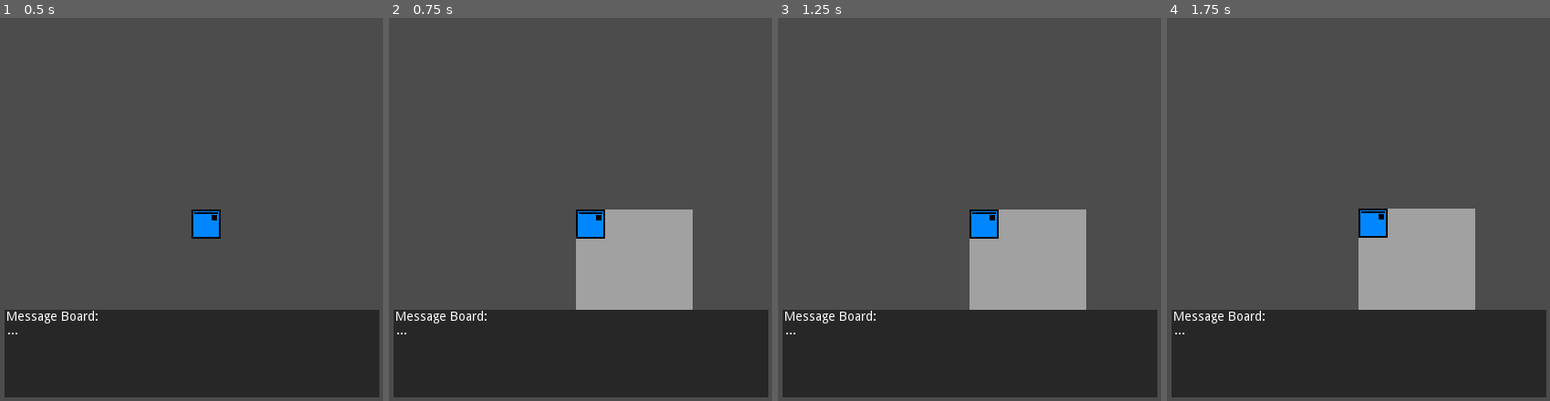
Above: before the commit, frames 1-4 (left to right).
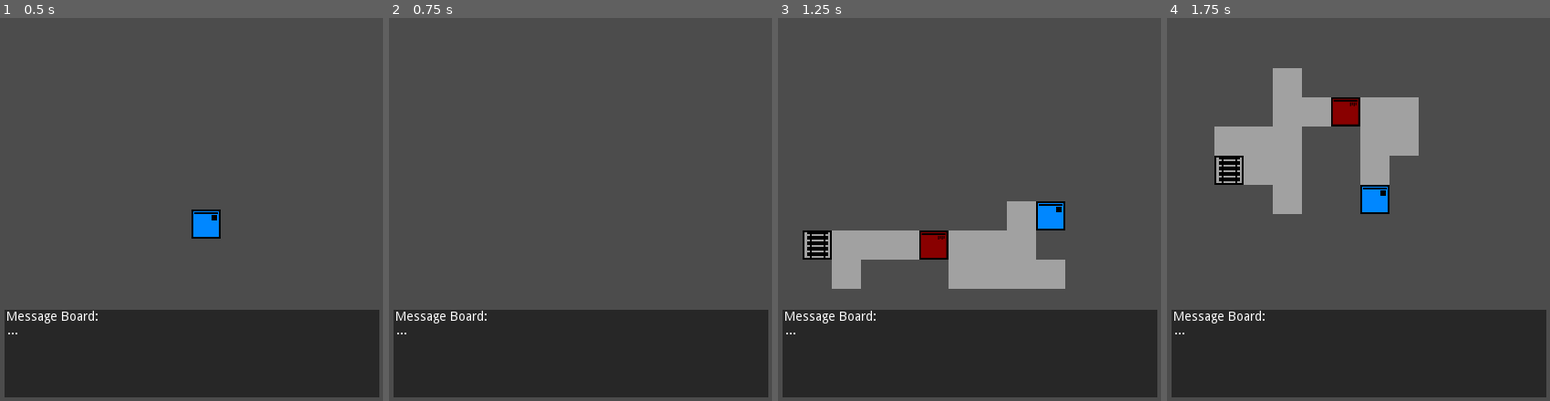
Above: after the commit, the same moments.

Repository: nerveinvader/dungeongeneration
Game: Godot game, scene res://Main.tscn
Same seed, same stepped clock (60 frames per second), same inputs: the game is played once before the commit and once after it.
Inputs:
- Up to frame 1 (0.5 s): no input
- Up to frame 2 (0.75 s): tap Enter (ui_accept) at 0.5, 0.6 s; hold Right (ui_right) from 0.53 s (still down)
- Up to frame 3 (1.25 s): keep holding Right (ui_right); tap Enter (ui_accept) at 0.77, 1.07 s
- Up to frame 4 (1.75 s): release Right (ui_right) at 1.28 s; hold Down (ui_down) from 1.28 s (still down); tap Enter (ui_accept) at 1.35, 1.52 s

Frame 1 is identical in both runs. In frame 2, 8.0% of the frame differs, in the area x 48-80%, y 50-77%; in frame 3, 9.1%; in frame 4, 18%, in the area x 12-81%, y 13-77%.
Error after the commit: Invalid get index '5050' (on base: 'Dictionary'). (res://Main.gd:219)

Commit message:
Update Main.gd

Diff:
--- a/Dungeon/Main.gd
+++ b/Dungeon/Main.gd
@@ -53,8 +53,8 @@
 		try_move(0, 1)
 
 	if event.is_action("ui_accept"):
-		create_level()
-#		fill_map()
+#		create_level()
+		fill_map()
 		_astar_data()
 
 ################################################# ADDITIONAL FUNCTIONS
@@ -101,24 +101,24 @@
 
 
 ######################## single room creator
-func create_room(size):
-	rng.randomize()
-	for x in size:
-		for y in size:
-			var chance = rng.randi_range(0, 3)
+#func create_room(size):
+#	rng.randomize()
+#	for x in size:
+#		for y in size:
+#			var chance = rng.randi_range(0, 3)
 #			if chance >= 1:
-			tile_map.set_cell(x, y, Tile.GROUND)
-			map.append(Vector2(x, y))
+#			tile_map.set_cell(x, y, Tile.GROUND)
+#			map.append(Vector2(x, y))
 #			else:
 #				y += 1
 ####################### level manager
-func create_level():
-	tile_map.clear()
-	map.clear()
-	create_room(room_size)
-	start_room = map[0]
-	end_room = map.back()
-	player.position = start_room * 32
+#func create_level():
+#	tile_map.clear()
+#	map.clear()
+#	create_room(room_size)
+#	start_room = map[0]
+#	end_room = map.back()
+#	player.position = start_room * 32
 #	print(start_room)
 #	print(end_room)
 ######################## random level generator
